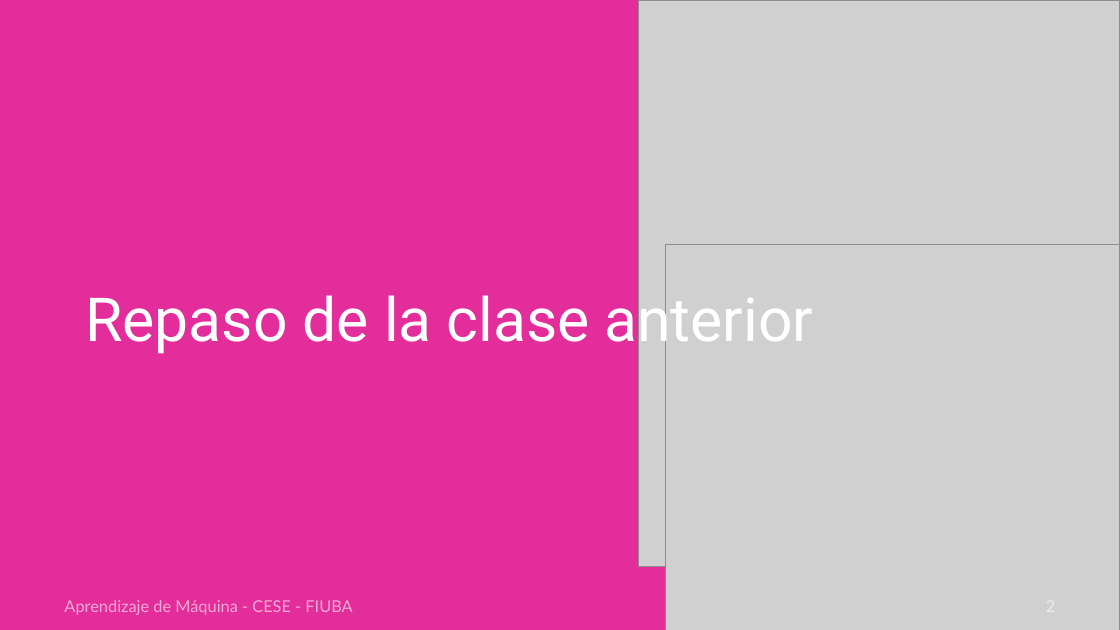
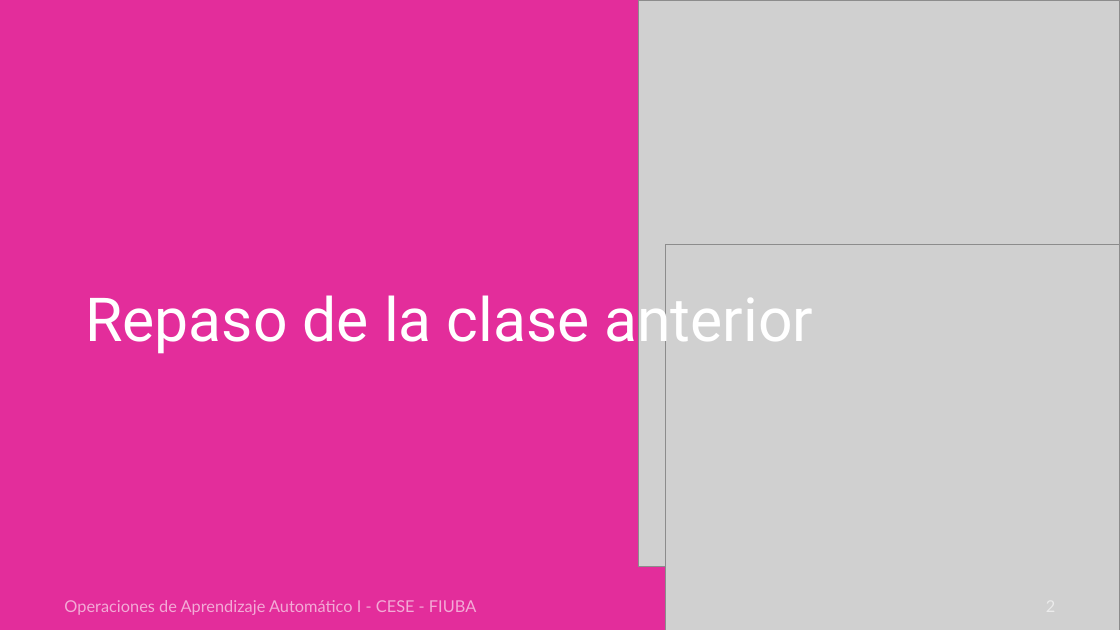
Before and after one commit to FIUBA-Posgrado-Inteligencia-Artificial/aprendizaje_maquina_II, a slide deck: slide 2 of clase3/teoria/clase3.pptx. Drawn at 1120x630 pixels with LibreOffice and Linux fonts; fonts in the diff are those of the drawing; grey boxes stand for pictures; background and template pictures are left out. Boxes give left, top, right and bottom in pixels: in the first picture for what was removed or moved away, otherwise in the second. Text is boxed around its words. In the diff, an @@ line names an element or a change of style, - is before the commit and + after.

Commit message:
change names in clase 3 and 4

```diff
--- a/clase3/teoria/clase3.pptx
+++ b/clase3/teoria/clase3.pptx
@@ text at [64, 600, 476, 615]: text changed @@
-Aprendizaje de Máquina - CESE - FIUBA
+Operaciones de Aprendizaje Automático I - CESE - FIUBA
```
Also in this commit, not shown: 55 other slides changed, 3 other files.
